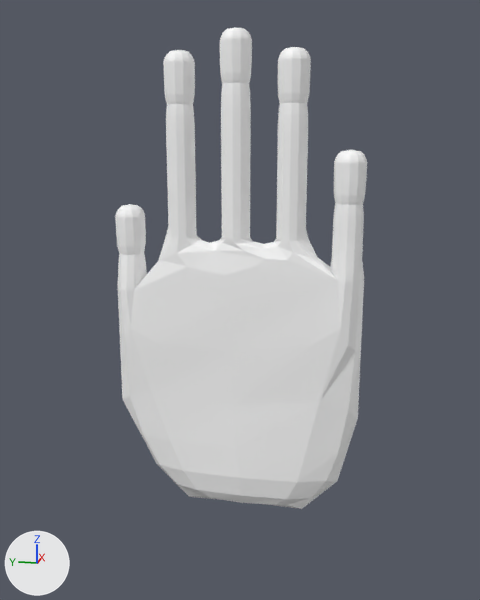
The Blender file Toasterman (Main)/Assets/Models/Raw models/Ancients/PurplePlanetAncientHandLeft.blend, before and after one commit.
Camera for both pictures: a 50 mm camera at (-35.2, -7.3, 21.3) aimed at (0.4, -0.1, 12.4). Arrows for +X, +Y and +Z are at lower left; the lights stay in place.

In view in the first picture: 'Hand'.
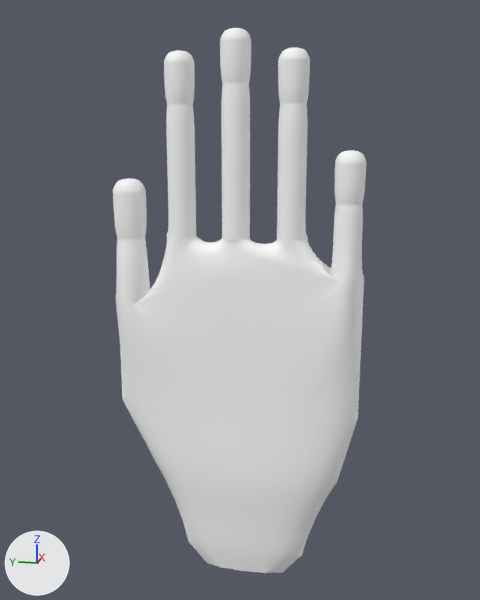
Location of each change, [x1, y1, x2, y2] in pixels of the pictures (480 x 600 px; the box of a moved part takes in the faces that stretch with it):
'Hand', reshaped, modifiers changed (13% taller): before [115, 27, 367, 509]; after [113, 28, 366, 573]
part 1 of me_cylinder_005, moved or reshaped: before [115, 204, 232, 351]; after [113, 178, 232, 350]
part 2 of me_cylinder_005, built on: before [157, 464, 337, 509]; after [157, 462, 337, 573]

The change, as a diff of the scene's bpy script:
```diff
--- a/Toasterman (Main)/Assets/Models/Raw models/Ancients/PurplePlanetAncientHandLeft.blend.py
+++ b/Toasterman (Main)/Assets/Models/Raw models/Ancients/PurplePlanetAncientHandLeft.blend.py
@@ me_cylinder_005 @@
 # used by ob_hand; location = (0.0, -5.99, 18.94)
-me_cylinder_005.from_pydata(...)  # 1302 vertices, 1321 faces, 4 loose edges; spans x -1.3..1.3, y -0.9..12.9, z -19.0..7.7
+me_cylinder_005.from_pydata(...)  # 1337 vertices, 1353 faces, 4 loose edges; spans x -1.3..1.3, y -0.9..13.1, z -23.4..7.7
+# me_cylinder_005 part 1: 114 vertices moved from x -1.0..0.9, y 10.1..12.9, z -6.0..-1.9 to x -1.0..0.9, y 10.1..13.1, z -7.0..-0.6; 70 vertices removed from x -0.8..1.1, y 11.2..12.8, z -6.0..-1.3; 70 vertices added at x -0.8..1.1, y 11.0..12.9, z -6.7..0.2
+# me_cylinder_005 part 2: 18 vertices moved from x -1.1..1.1, y 1.1..9.9, z -19.0..-17.8 to x -1.2..1.2, y 0.6..10.4, z -19.3..-17.8; 7 vertices removed from x -0.7..0.8, y 2.1..8.9, z -19.0..-18.5; 42 vertices added at x -0.9..1.0, y 1.2..9.8, z -23.4..-19.2
 me_cylinder_005.materials.append(mat_material_001)
@@ ob_hand @@
 ob_hand.location = (0.0, -5.99, 18.94)
+_m = ob_hand.modifiers.new('Subdivision', 'SUBSURF')
+_m.levels = 2
```
